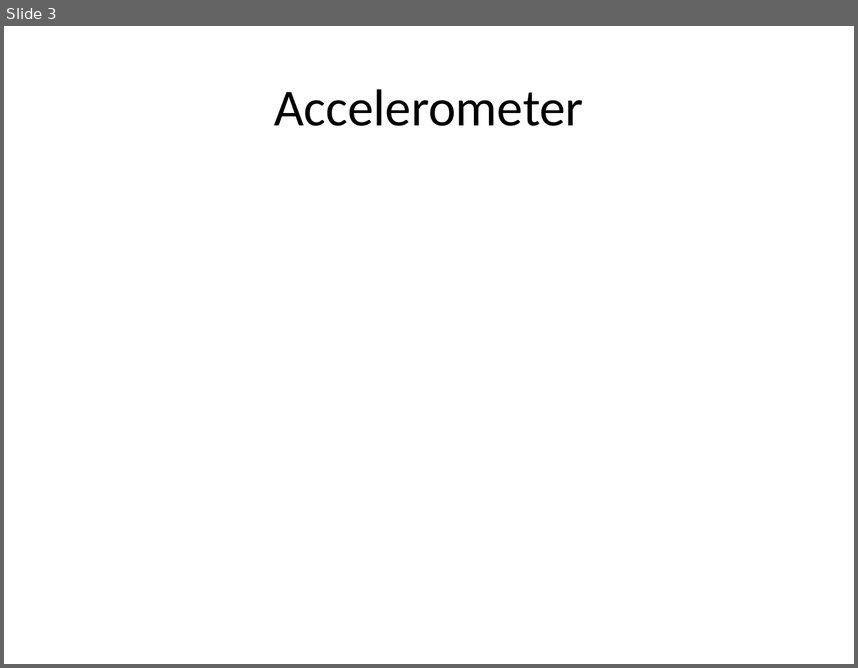
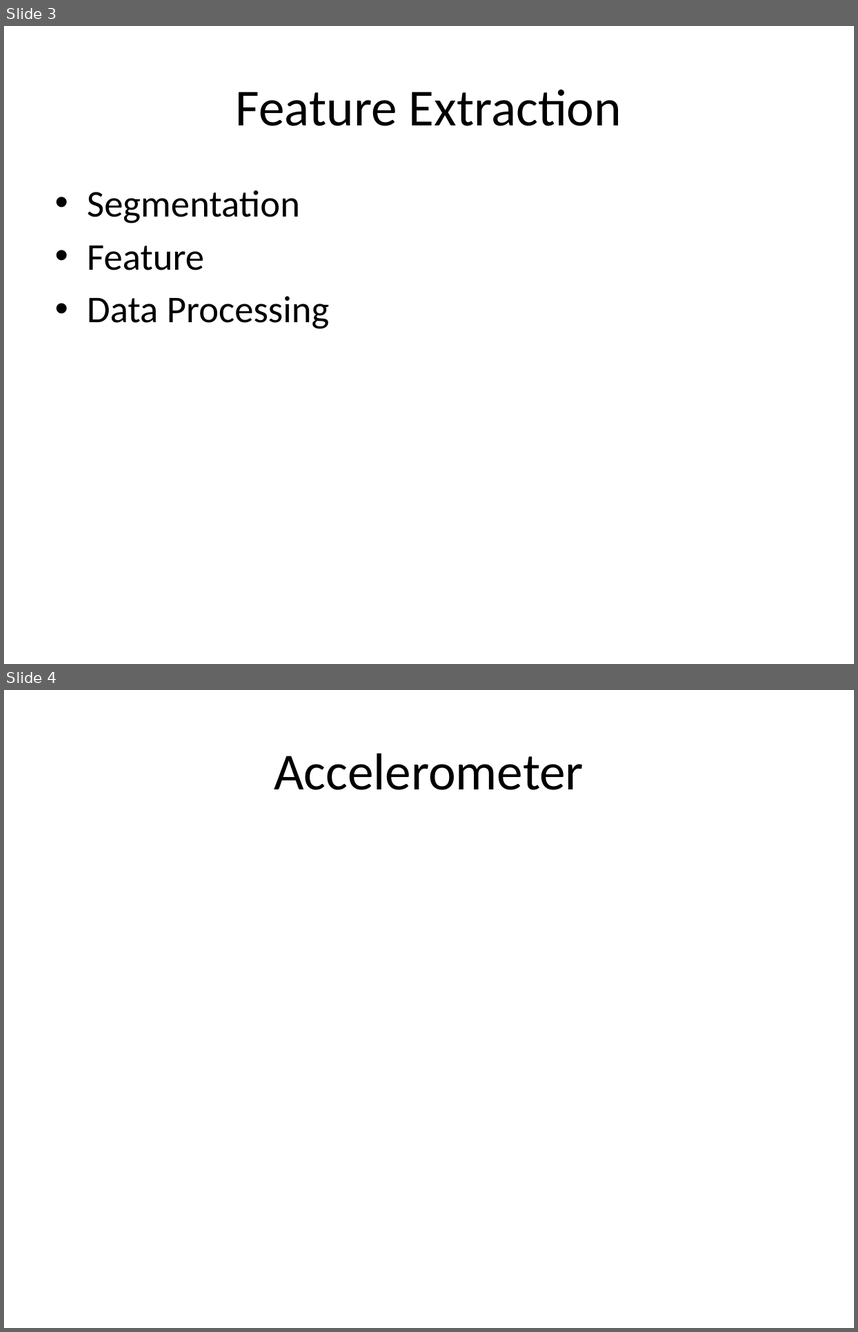
Before and after one commit to haraldrohan/cs229project, a slide deck: matlab/movisign.pptx. Shown one above the other, each under a label of ours: slide 3 before the commit, slides 3 and 4 after it. The pictures are 858x668 and 858x1332 pixels, drawn with LibreOffice and Linux fonts; fonts in the diff are those of the drawing. Boxes give left, top, right and bottom in pixels: in the first picture for what was removed or moved away, otherwise in the second. Text is boxed around its words. In the diff, an @@ line names an element or a change of style, - is before the commit and + after.

```diff
--- a/matlab/movisign.pptx
+++ b/matlab/movisign.pptx
@@ slide 3 added at (4,26,854,664), background #FFFFFF @@
@@ title added at (236,89,622,126), 44 pt, text #000000 @@
+Feature Extraction
@@ text added at (87,190,330,329), 32 pt, text #000000 @@
+• Segmentation
+• Feature
+• Data Processing
@@ what was slide 3 is now slide 4 @@
```
Also in this commit, not shown: 3 other slides added, 1 slide removed, 1 other file.
